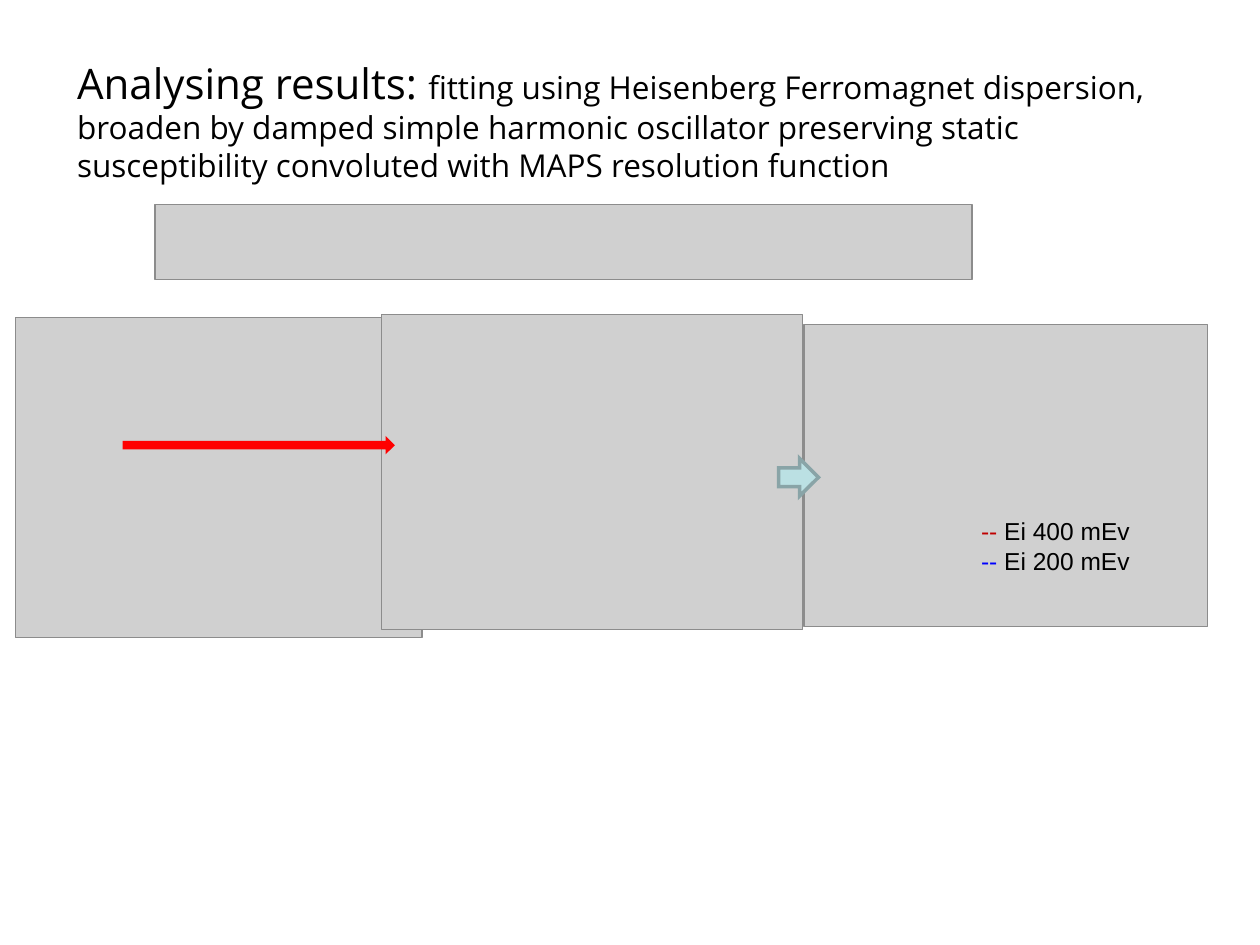
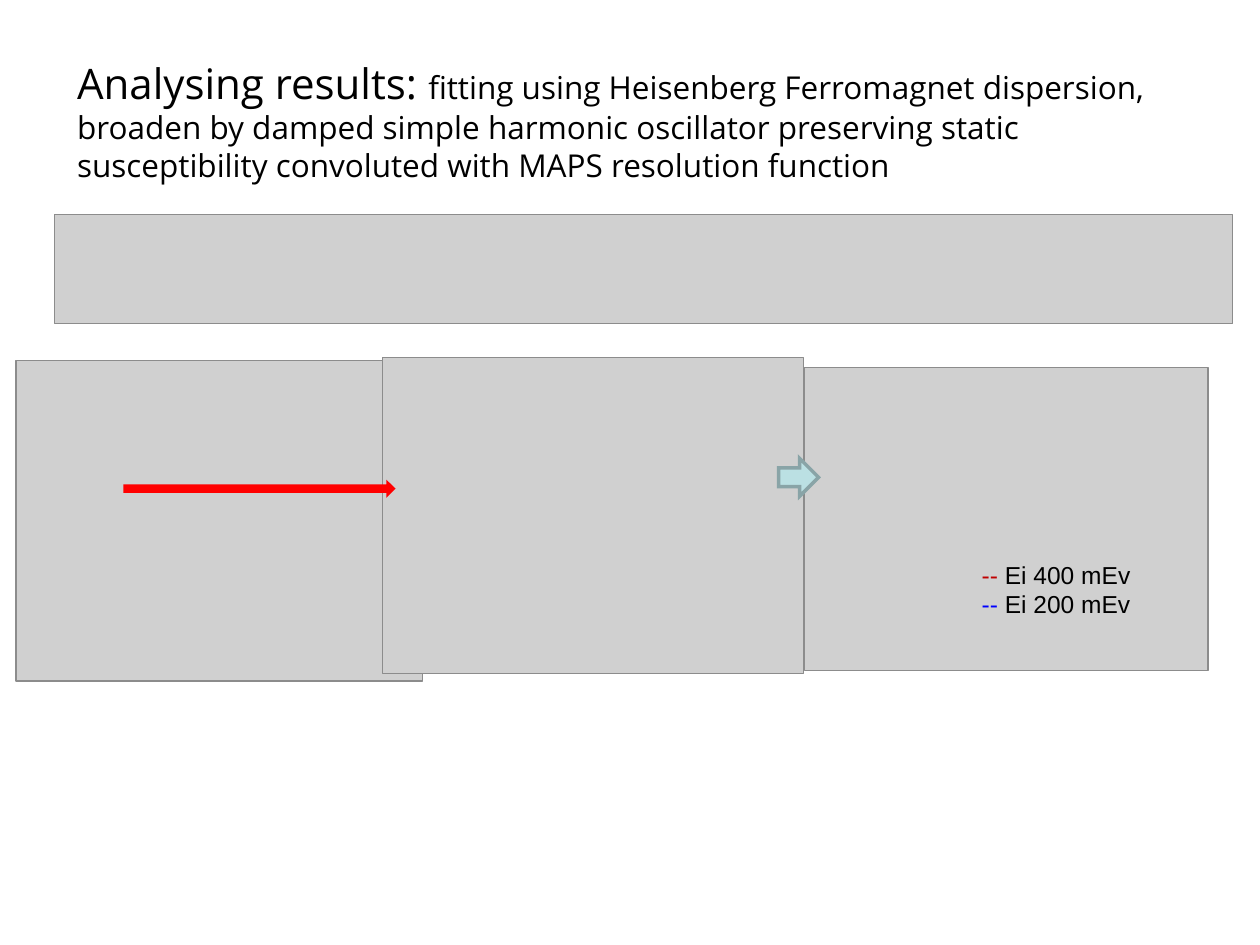
Before and after one commit to abuts/Fe, a slide deck: slide 9 of June2017/Icns2017/ICNS2017.ppt. Drawn at 1260x945 pixels with LibreOffice and Linux fonts; fonts in the diff are those of the drawing; grey boxes stand for pictures; background and template pictures are left out. Boxes give left, top, right and bottom in pixels: in the first picture for what was removed or moved away, otherwise in the second. Text is boxed around its words. In the diff, an @@ line names an element or a change of style, - is before the commit and + after.

Commit message:
minor changes to presentation

```diff
--- a/June2017/Icns2017/ICNS2017.ppt
+++ b/June2017/Icns2017/ICNS2017.ppt
@@ picture: place and size @@
-picture at box(155, 204, 973, 280)
+picture at box(54, 214, 1232, 324)
@@ picture: place and size @@
-picture at box(15, 318, 422, 638)
+picture at box(16, 360, 423, 680)
@@ 2 pictures, 1 text, 1 right arrow: place and size @@
-2 pictures, 1 text, 1 right arrow at box(125, 314, 1207, 629)
+2 pictures, 1 text, 1 right arrow at box(125, 358, 1208, 673)
@@ right arrow at box(125, 484, 393, 494): proportions changed @@
```
